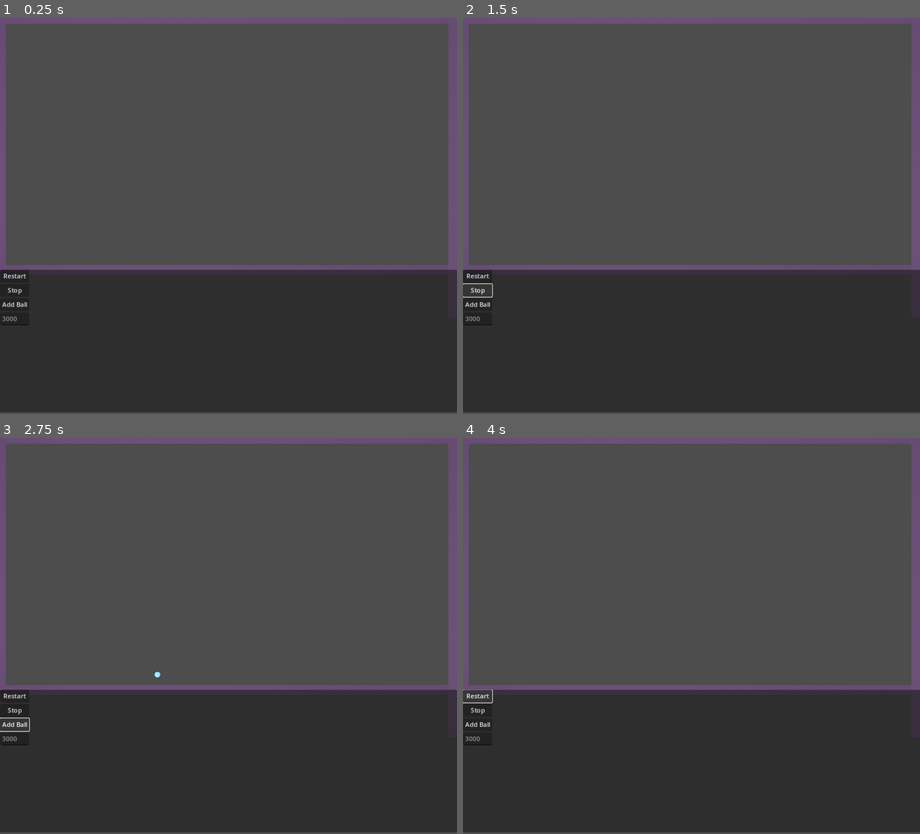
Above: before the commit, frames 1-4 (two rows, left to right).
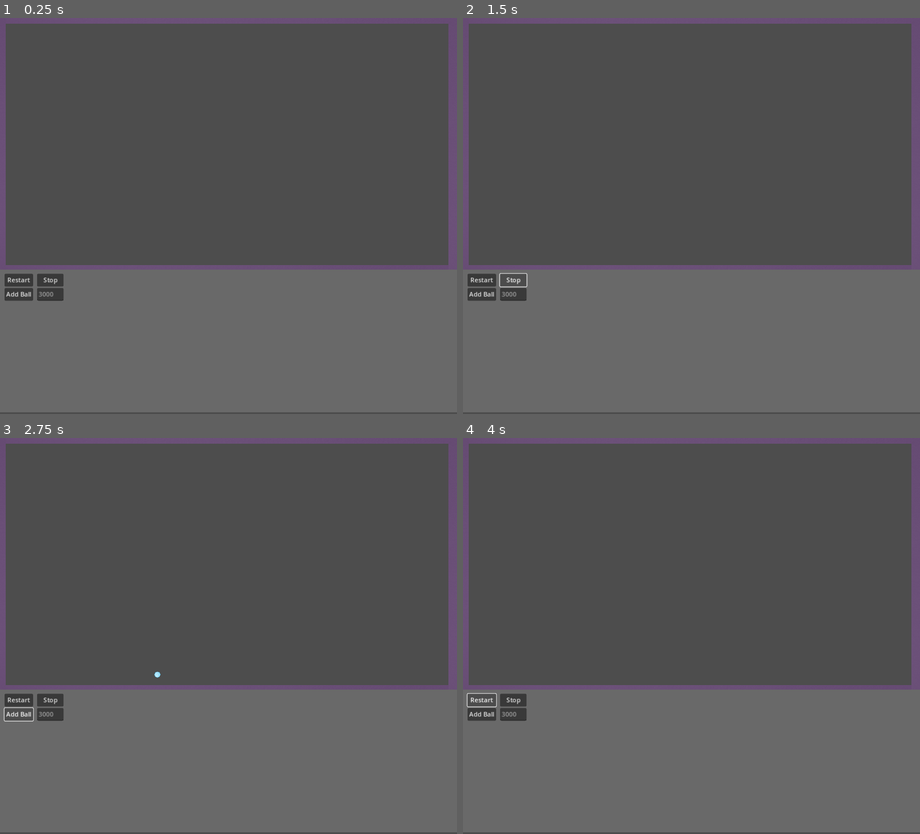
Above: after the commit, the same moments.

Repository: slinkp/godot-bounce-1
Game: Godot game, scene res://main.tscn
Same seed, same stepped clock (60 frames per second), same inputs: the game is played once before the commit and once after it.
Inputs:
- Up to frame 1 (0.25 s): no input
- Up to frame 2 (1.5 s): click "Restart" at 0.5 s; click "Stop" at 1.25 s
- Up to frame 3 (2.75 s): click "Add Ball" at 2 s
- Up to frame 4 (4 s): click "Restart" at 2.75 s; click "Restart" at 3.5 s

The runs differ from the first frame. In frame 1, 35% of the frame differs, in the area x 0-100%, y 63-100%; in frame 2, 36%; in frame 3, 36%; in frame 4, 36%.

Commit message:
Add margins around controls. 2 columns.

Diff:
--- a/main.tscn
+++ b/main.tscn
@@ -1,9 +1,12 @@
-[gd_scene load_steps=5 format=3 uid="uid://dgu5o6h33log5"]
+[gd_scene load_steps=6 format=3 uid="uid://dgu5o6h33log5"]
 
 [ext_resource type="Script" path="res://main.gd" id="1_4on2r"]
 [ext_resource type="PackedScene" uid="uid://b4o6agkqexhlt" path="res://wall.tscn" id="2_34x0j"]
 [ext_resource type="PackedScene" uid="uid://c87jqbk0jq5by" path="res://ball.tscn" id="2_uii1u"]
 [ext_resource type="Script" path="res://UI.gd" id="4_ept0s"]
+
+[sub_resource type="StyleBoxFlat" id="StyleBoxFlat_wccb7"]
+bg_color = Color(0.411765, 0.411765, 0.411765, 1)
 
 [node name="Main" type="Node"]
 script = ExtResource("1_4on2r")
@@ -32,40 +35,50 @@
 [node name="UI" type="Control" parent="."]
 layout_mode = 3
 anchors_preset = 0
+offset_top = 636.0
 offset_right = 40.0
-offset_bottom = 40.0
+offset_bottom = 676.0
 script = ExtResource("4_ept0s")
 
 [node name="Buttons" type="PanelContainer" parent="UI"]
 clip_contents = true
-layout_mode = 0
-offset_top = 636.0
+layout_mode = 1
 offset_right = 1152.0
-offset_bottom = 996.0
+offset_bottom = 360.0
+theme_override_styles/panel = SubResource("StyleBoxFlat_wccb7")
 
-[node name="GridContainer" type="GridContainer" parent="UI/Buttons"]
+[node name="MarginContainer" type="MarginContainer" parent="UI/Buttons"]
+layout_mode = 2
+theme_override_constants/margin_left = 10
+theme_override_constants/margin_top = 10
+theme_override_constants/margin_right = 10
+theme_override_constants/margin_bottom = 10
+
+[node name="GridContainer" type="GridContainer" parent="UI/Buttons/MarginContainer"]
 layout_direction = 2
 layout_mode = 2
+theme_override_constants/h_separation = 10
+columns = 2
 
-[node name="RestartButton" type="Button" parent="UI/Buttons/GridContainer"]
+[node name="RestartButton" type="Button" parent="UI/Buttons/MarginContainer/GridContainer"]
 layout_mode = 2
 text = "Restart"
 
-[node name="StopButton" type="Button" parent="UI/Buttons/GridContainer"]
+[node name="StopButton" type="Button" parent="UI/Buttons/MarginContainer/GridContainer"]
 layout_mode = 2
 text = "Stop
 "
 
-[node name="BallSpawnButton" type="Button" parent="UI/Buttons/GridContainer"]
+[node name="BallSpawnButton" type="Button" parent="UI/Buttons/MarginContainer/GridContainer"]
 layout_mode = 2
 text = "Add Ball"
 
-[node name="SpeedLineEdit" type="LineEdit" parent="UI/Buttons/GridContainer"]
+[node name="SpeedLineEdit" type="LineEdit" parent="UI/Buttons/MarginContainer/GridContainer"]
 layout_mode = 2
 placeholder_text = "3000"
 
 [connection signal="speed_updated" from="UI" to="." method="_on_ui_speed_updated"]
-[connection signal="button_down" from="UI/Buttons/GridContainer/RestartButton" to="." method="_on_restart_button_button_down"]
-[connection signal="button_down" from="UI/Buttons/GridContainer/StopButton" to="." method="_on_stop_button_button_down"]
-[connection signal="button_down" from="UI/Buttons/GridContainer/BallSpawnButton" to="." method="_on_ball_spawn_button_button_down"]
-[connection signal="text_submitted" from="UI/Buttons/GridContainer/SpeedLineEdit" to="UI" method="_on_speed_line_edit_text_submitted"]
+[connection signal="button_down" from="UI/Buttons/MarginContainer/GridContainer/RestartButton" to="." method="_on_restart_button_button_down"]
+[connection signal="button_down" from="UI/Buttons/MarginContainer/GridContainer/StopButton" to="." method="_on_stop_button_button_down"]
+[connection signal="button_down" from="UI/Buttons/MarginContainer/GridContainer/BallSpawnButton" to="." method="_on_ball_spawn_button_button_down"]
+[connection signal="text_submitted" from="UI/Buttons/MarginContainer/GridContainer/SpeedLineEdit" to="UI" method="_on_speed_line_edit_text_submitted"]
